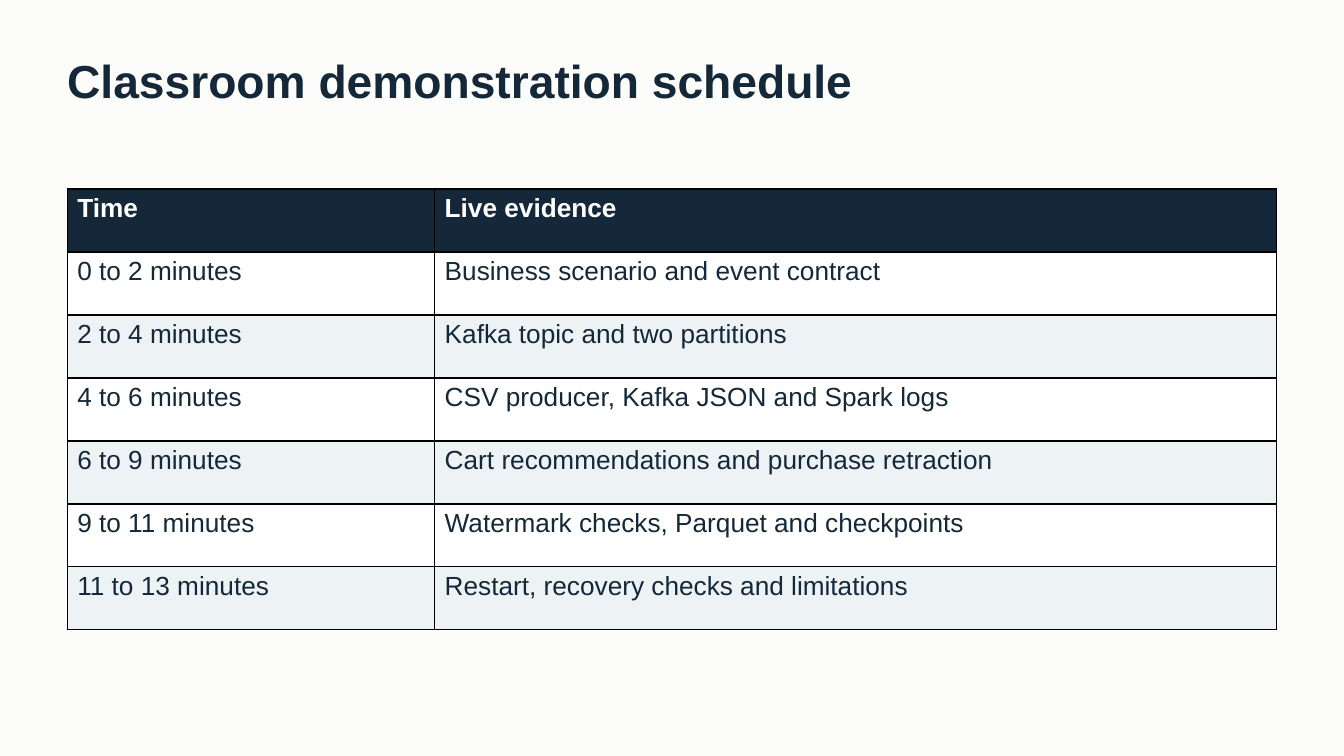
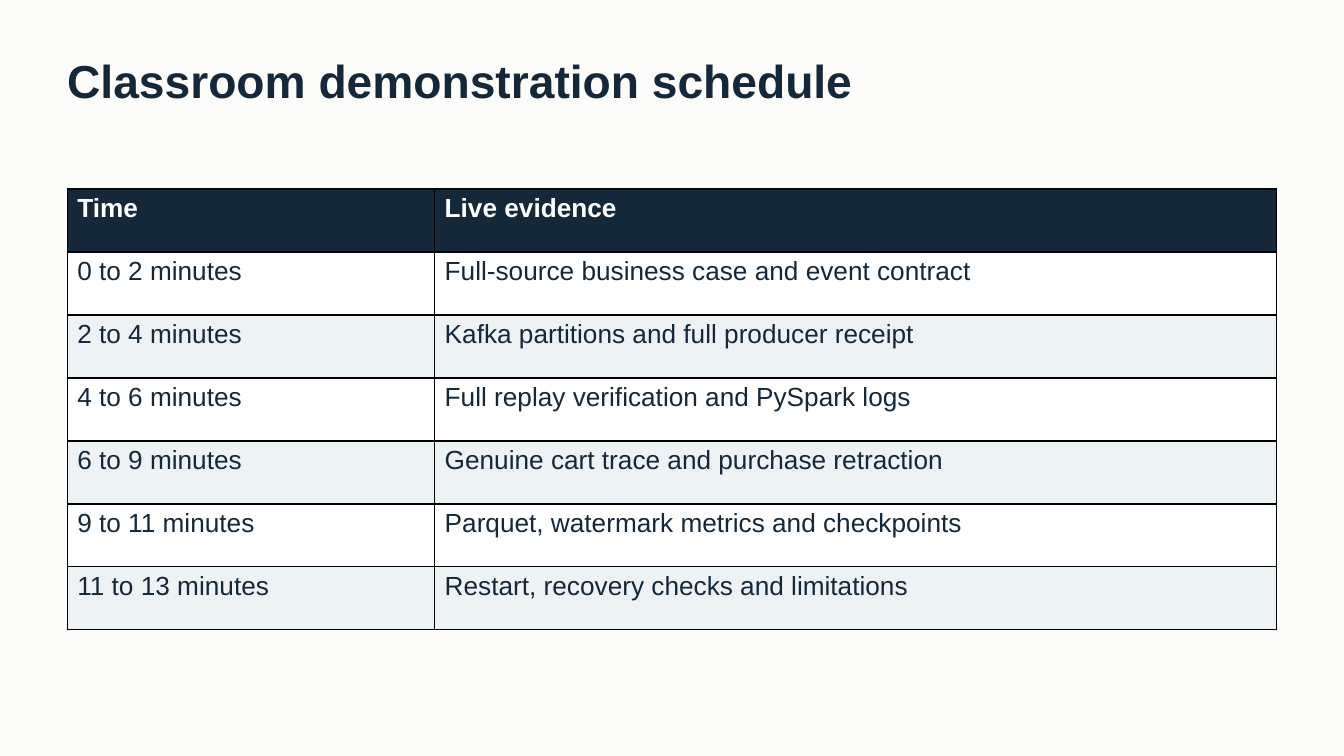
Before and after one commit to hoducmanh222/Kafka-Spark, a slide deck: slide 12 of docs/Retail_Rocket_Presentation.pptx. Drawn at 1344x756 pixels with LibreOffice and Linux fonts; fonts in the diff are those of the drawing. Boxes give left, top, right and bottom in pixels: in the first picture for what was removed or moved away, otherwise in the second. Text is boxed around its words. In the diff, an @@ line names an element or a change of style, - is before the commit and + after.

```diff
--- a/docs/Retail_Rocket_Presentation.pptx
+++ b/docs/Retail_Rocket_Presentation.pptx
@@ table at <box>68,190,1277,631</box> @@
-row 2, column 2: Business scenario and event contract
+row 2, column 2: Full-source business case and event contract
-row 3, column 2: Kafka topic and two partitions
+row 3, column 2: Kafka partitions and full producer receipt
-row 4, column 2: CSV producer, Kafka JSON and Spark logs
+row 4, column 2: Full replay verification and PySpark logs
-row 5, column 2: Cart recommendations and purchase retraction
+row 5, column 2: Genuine cart trace and purchase retraction
-row 6, column 2: Watermark checks, Parquet and checkpoints
+row 6, column 2: Parquet, watermark metrics and checkpoints
```
Also in this commit, not shown: 6 other slides changed, 20 other files.
